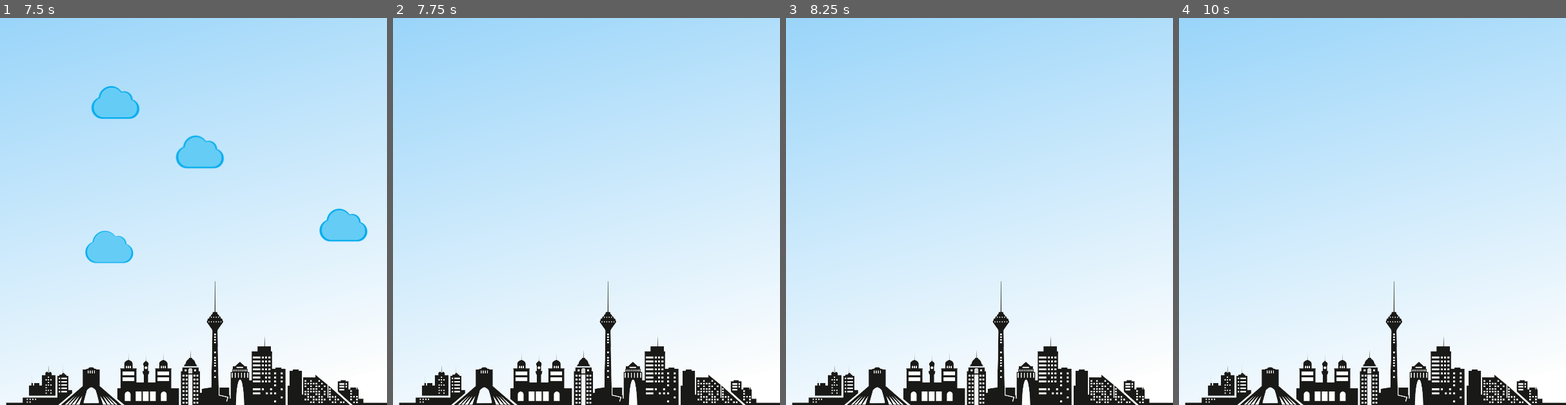
Above: before the commit, frames 1-4 (left to right).
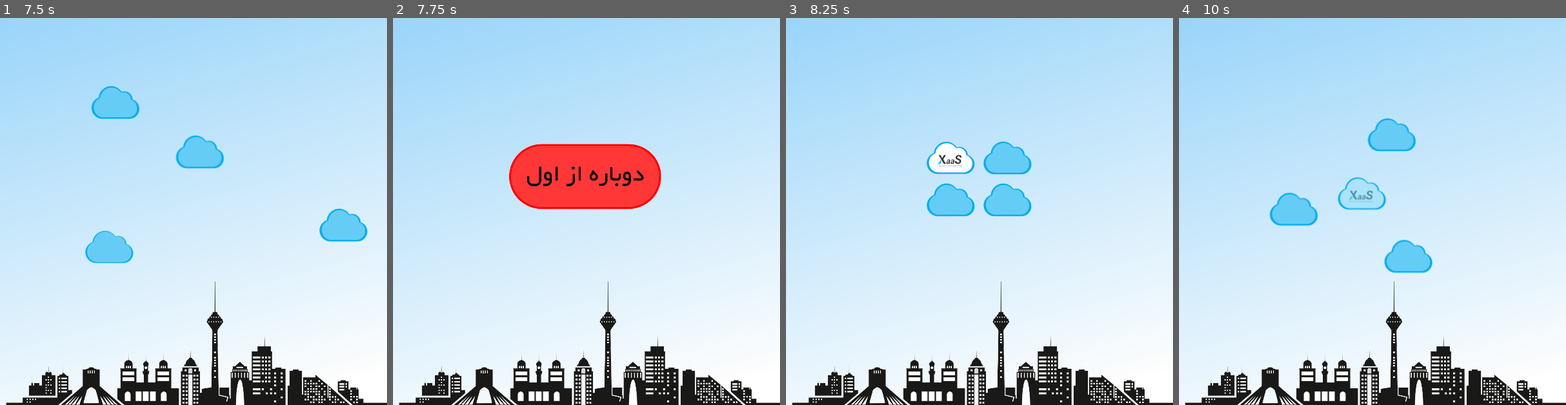
Above: after the commit, the same moments.

Repository: elahehab/x_a_a_s_c_l_o_u_d
Game: Godot game, scene res://scenes/startPage.tscn
Same seed, same stepped clock (60 frames per second), same inputs: the game is played once before the commit and once after it.
Inputs (mouse positions are in pixels of both pictures, inside the frame that each line leads up to):
- Up to frame 1 (7.5 s): click (185, 219) at 0.5 s; tap Enter at 1.25, 6.5 s; move the mouse to (278, 192) at 1.27 s; click (278, 192) at 1.42 s; move the mouse to (116, 230) at 2.02 s; click (116, 230) at 2.17 s; move the mouse to (232, 126) at 2.77 s; click (232, 126) at 2.92 s; move the mouse to (174, 288) at 3.52 s; click (174, 288) at 3.67 s; move the mouse to (309, 269) at 4.27 s; click (309, 269) at 4.42 s; move the mouse to (77, 153) at 5.02 s; click (77, 153) at 5.17 s; tap Space at 5.75, 7.25 s; move the mouse to (212, 211) at 5.77 s; click (212, 211) at 5.92 s; move the mouse to (135, 114) at 6.52 s; click (135, 114) at 6.67 s; move the mouse to (278, 192) at 7.27 s; click (278, 192) at 7.42 s
- Up to frame 2 (7.75 s): no input
- Up to frame 3 (8.25 s): click (979, 172) at 8.02 s
- Up to frame 4 (10 s): tap Enter at 8.75 s; move the mouse to (1295, 230) at 8.77 s; click (1295, 230) at 8.92 s; move the mouse to (1411, 126) at 9.52 s; click (1411, 126) at 9.67 s

Frame 1 is identical in both runs. In frame 2, 6.0% of the frame differs, in the area x 30-70%, y 32-50%; in frame 3, 3.2%; in frame 4, 3.3%.

Commit message:
fail level page added

Diff:
--- a/scenes/BlueCloud.tscn
+++ b/scenes/BlueCloud.tscn
@@ -4,6 +4,8 @@
 [ext_resource path="res://assets/images/cloudWithBorder.png" type="Texture" id=2]
 
 [node name="Bluecloud" type="KinematicBody2D"]
+collision_layer = 4
+collision_mask = 8
 script = ExtResource( 1 )
 
 [node name="Sprite" type="Sprite" parent="."]
@@ -14,4 +16,3 @@
 position = Vector2( 2.19304, 2.53209 )
 scale = Vector2( 0.173387, 0.172605 )
 polygon = PoolVector2Array( 112.662, 33.9275, 132.709, 21.0398, 155.621, 13.8799, 182.828, 12.4479, 210.036, 19.6078, 2 …(597 unchanged characters)…
-disabled = true
--- a/scenes/Level.tscn
+++ b/scenes/Level.tscn
@@ -3,8 +3,7 @@
 [ext_resource path="res://scripts/Level.gd" type="Script" id=1]
 
 [node name="Level" type="Area2D"]
-collision_layer = 31
-collision_mask = 31
+collision_mask = 7
 script = ExtResource( 1 )
 
 [node name="Timer" type="Timer" parent="."]
--- /dev/null
+++ b/scenes/LevelFailedScreen.tscn
@@ -0,0 +1,22 @@
+[gd_scene load_steps=4 format=2]
+
+[ext_resource path="res://scenes/background.tscn" type="PackedScene" id=1]
+[ext_resource path="res://scripts/RestartButton.gd" type="Script" id=2]
+[ext_resource path="res://assets/images/restart.png" type="Texture" id=3]
+
+[node name="LevelFailedScreen" type="Node2D"]
+
+[node name="background" parent="." instance=ExtResource( 1 )]
+
+[node name="Button" type="Button" parent="."]
+margin_left = 174.475
+margin_top = 188.82
+margin_right = 422.475
+margin_bottom = 294.82
+flat = true
+script = ExtResource( 2 )
+
+[node name="Sprite" type="Sprite" parent="Button"]
+position = Vector2( 123, 56 )
+scale = Vector2( 0.397, 0.397 )
+texture = ExtResource( 3 )
--- a/scenes/LevelSuccessScreen.tscn
+++ b/scenes/LevelSuccessScreen.tscn
@@ -1,22 +1,35 @@
-[gd_scene load_steps=4 format=2]
+[gd_scene load_steps=5 format=2]
 
 [ext_resource path="res://scenes/background.tscn" type="PackedScene" id=1]
 [ext_resource path="res://scripts/NextLevelButton.gd" type="Script" id=2]
 [ext_resource path="res://assets/images/nextLevelBtn.png" type="Texture" id=3]
+[ext_resource path="res://assets/images/takhfif.png" type="Texture" id=4]
 
 [node name="LevelSuccessScreen" type="Node2D"]
 
 [node name="background" parent="." instance=ExtResource( 1 )]
 
-[node name="Button" type="Button" parent="."]
-margin_left = 173.493
-margin_top = 267.675
-margin_right = 421.493
-margin_bottom = 372.675
+[node name="nextLevelButton" type="Button" parent="."]
+margin_left = 175.441
+margin_top = 241.442
+margin_right = 423.441
+margin_bottom = 346.442
 flat = true
 script = ExtResource( 2 )
 
-[node name="Sprite" type="Sprite" parent="Button"]
-position = Vector2( 123.602, 51.2496 )
+[node name="Sprite" type="Sprite" parent="nextLevelButton"]
+position = Vector2( 125.602, 51.2496 )
 scale = Vector2( 0.397064, 0.397064 )
 texture = ExtResource( 3 )
+
+[node name="TakhfifButton" type="Button" parent="."]
+margin_left = 177.27
+margin_top = 112.661
+margin_right = 418.27
+margin_bottom = 221.661
+flat = true
+
+[node name="Sprite" type="Sprite" parent="TakhfifButton"]
+position = Vector2( 118.829, 52.5965 )
+scale = Vector2( 0.397, 0.397 )
+texture = ExtResource( 4 )
--- a/scenes/XaasCloud.tscn
+++ b/scenes/XaasCloud.tscn
@@ -5,6 +5,8 @@
 [ext_resource path="res://assets/images/Screenshot_from_2020-10-10_15-20-28-removebg-preview.png" type="Texture" id=3]
 
 [node name="XaasCloud" type="KinematicBody2D"]
+collision_layer = 2
+collision_mask = 8
 script = ExtResource( 1 )
 
 [node name="Sprite" type="Sprite" parent="."]
@@ -21,4 +23,3 @@
 position = Vector2( 2.04591, 1.44925 )
 scale = Vector2( 0.172081, 0.172081 )
 polygon = PoolVector2Array( 79.1983, 83.7903, 92.1219, 56.6508, 115.384, 37.2655, 138.647, 20.4649, 172.248, 14.0031, 2 …(587 unchanged characters)…
-disabled = true
--- a/scripts/Cloud.gd
+++ b/scripts/Cloud.gd
@@ -29,7 +29,6 @@
 	if(!get_parent().isLevelStarted()):
 		return
 	if(speed > 0):
-		get_parent().checkOverlap()
 		speed = speed - 1
 		if(cloudType == 1):
 			get_node("Sprite/cover").modulate.a += 0.01
--- a/scripts/Level.gd
+++ b/scripts/Level.gd
@@ -118,6 +118,7 @@
 
 func checkOverlap():
 	var bodies = get_overlapping_bodies()
+	print(bodies.size())
 	if(bodies.size() > 0):
 		print(bodies)
 #	for i in range(clouds.size() - 1):
--- /dev/null
+++ b/scripts/RestartButton.gd
@@ -0,0 +1,16 @@
+extends Button
+
+# Declare member variables here. Examples:
+# var a = 2
+# var b = "text"
+
+# Called when the node enters the scene tree for the first time.
+func _ready():
+	connect("pressed", self, "restart_button_pressed")
+
+func restart_button_pressed():
+    get_parent().get_parent().restartLevel()
+
+# Called every frame. 'delta' is the elapsed time since the previous frame.
+#func _process(delta):
+#	pass
--- a/scripts/main.gd
+++ b/scripts/main.gd
@@ -3,10 +3,12 @@
 const BACKGROUND =  preload("res://scenes/background.tscn")
 const LEVEL = preload("res://scenes/Level.tscn")
 const LEVEL_SUCCESS = preload("res://scenes/LevelSuccessScreen.tscn")
+const LEVEL_FAILED = preload("res://scenes/LevelFailedScreen.tscn")
 
 var level
 var levelNum = 0
 var nextLevelScreen
+var restartScreen
 
 # Called when the node enters the scene tree for the first time.
 func _ready():
@@ -31,6 +33,11 @@
 	timer.connect("timeout", self, "startLevel")
 	timer.start(1)
 
+func restartLevel():
+	remove_child(restartScreen)
+	levelNum = -1
+	goToNextLevel()
+
 func levelSuccess():
 	remove_child(level)
 	nextLevelScreen = LEVEL_SUCCESS.instance()
@@ -39,3 +46,5 @@
 
 func levelFailed():
 	remove_child(level)
+	restartScreen = LEVEL_FAILED.instance()
+	add_child(restartScreen)
Binary file added: assets/images/restart.png
Not shown, added: assets/images/restart.png.import
Binary file added: assets/images/takhfif.png
Not shown, added: assets/images/takhfif.png.import
